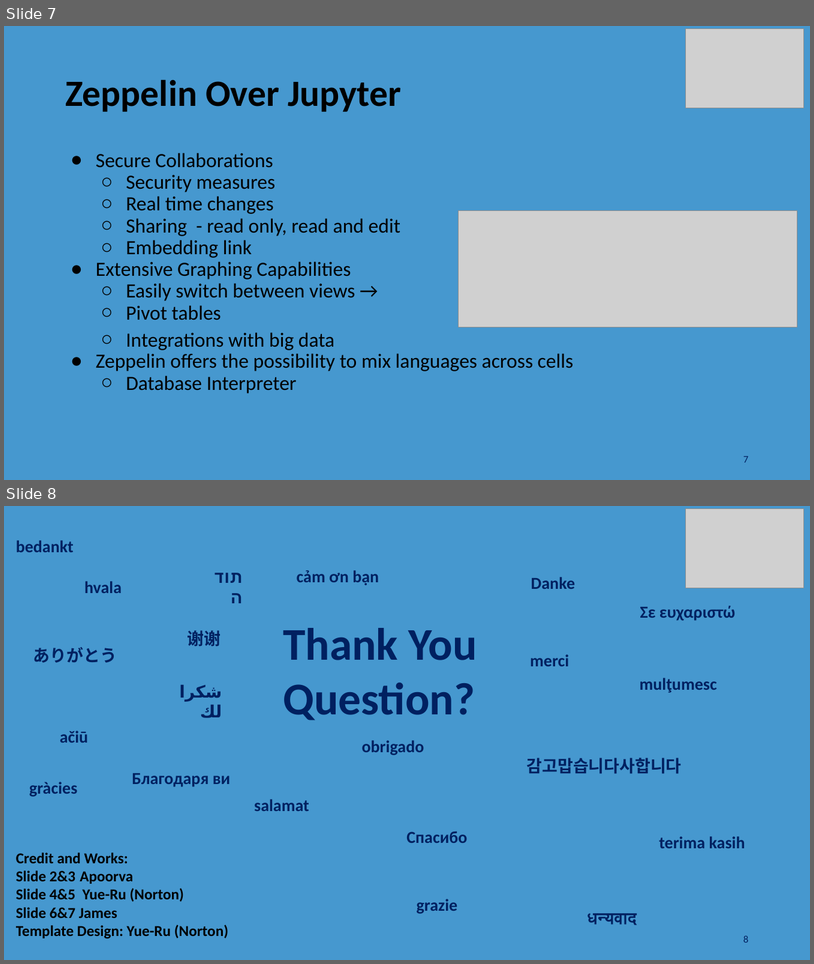
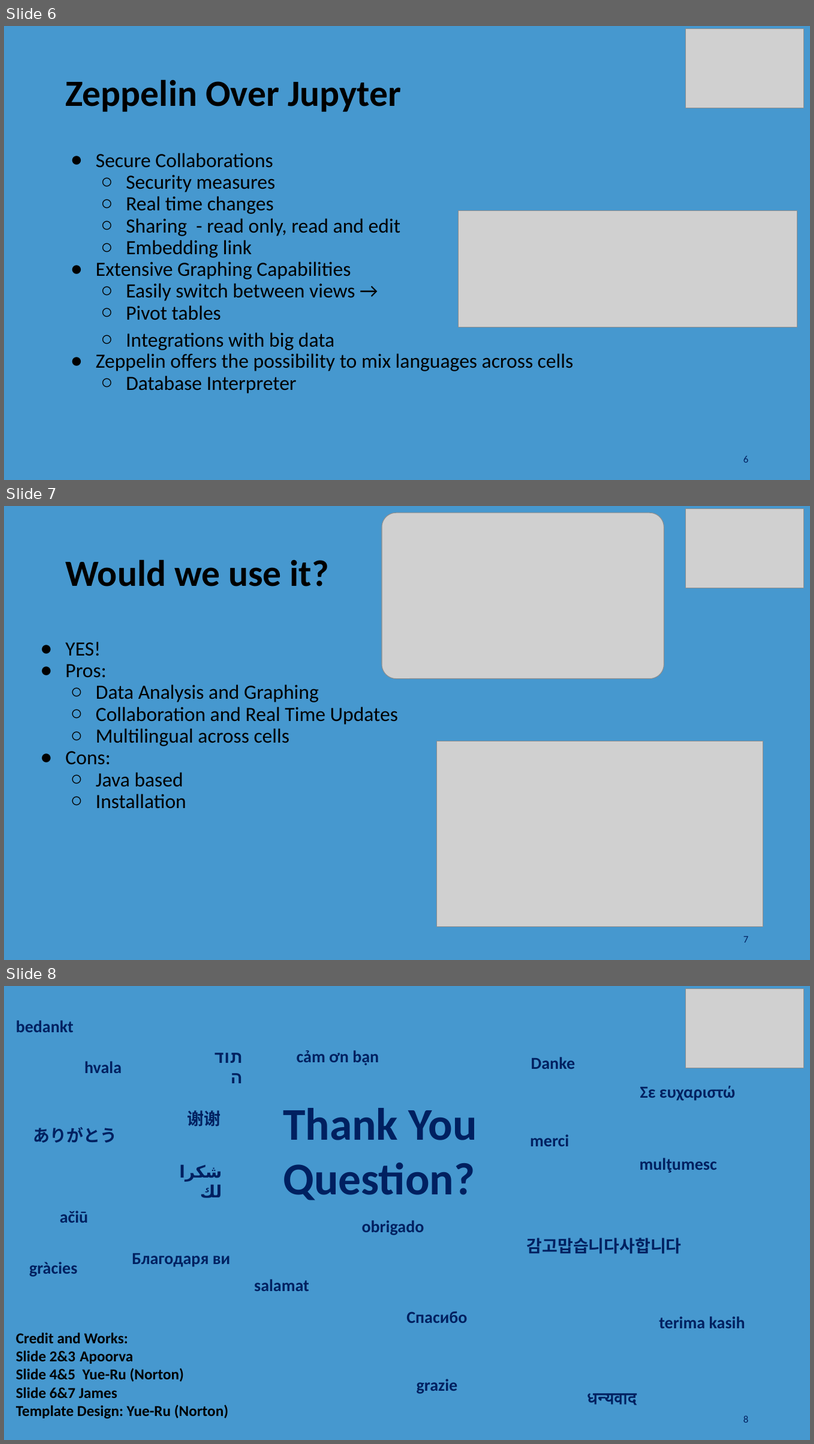
Before and after one commit to JKocher13/AlternateNotebooks, a slide deck: Apache Zeppelin_v3.pptx. Shown one above the other, each under a label of ours: slides 7 and 8 before the commit, slides 6, 7 and 8 after it. The pictures are 814x964 and 814x1444 pixels, drawn with LibreOffice and Linux fonts; fonts in the diff are those of the drawing; grey boxes stand for pictures. Boxes give left, top, right and bottom in pixels: in the first picture for what was removed or moved away, otherwise in the second. Text is boxed around its words. In the diff, an @@ line names an element or a change of style, - is before the commit and + after.

```diff
--- a/Apache Zeppelin_v3.pptx
+++ b/Apache Zeppelin_v3.pptx
@@ slide 7 added at (x1=4, y1=506, x2=810, y2=960), background #0272BE at 73% opacity @@
@@ picture added at (x1=382, y1=513, x2=665, y2=678) @@
@@ picture added at (x1=686, y1=508, x2=805, y2=588) @@
@@ title added at (x1=65, y1=559, x2=329, y2=586), 44 pt, text #000000, bold @@
+Would we use it?
@@ text added at (x1=65, y1=642, x2=398, y2=808), 24 pt, text #000000 @@
+● YES!
+● Pros:
+  ○ Data Analysis and Graphing
+  ○ Collaboration and Real Time Updates
+  ○ Multilingual across cells
+● Cons:
+  ○ Java based
+  ○ Installation
@@ picture added at (x1=437, y1=741, x2=764, y2=927) @@
@@ page number added at (x1=744, y1=936, x2=749, y2=942), 12 pt, text #002060 @@
+7
@@ what was slide 7 is now slide 6 @@
@@ page number at (x1=744, y1=455, x2=749, y2=462): text changed @@
-7
+6
```
Also in this commit, not shown: 1 slide removed.
